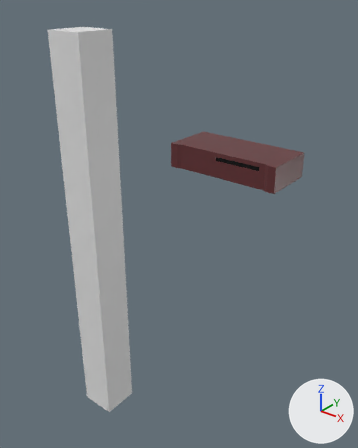
Renders of the glTF model 3dplayer/chassis.glb from each side of a commit.
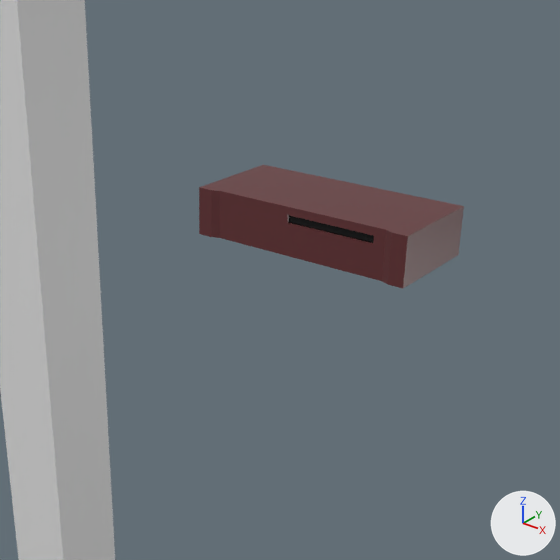
Each version is shown whole from a 50 mm camera at (20.14, -32.41, 12.64) aimed at (0.95, -8.42, -2.24), then close up on the part from 20% to 99% of the width and 11% to 74% of the height. Lighting does not change. The marker at lower right points along +X, +Y and +Z. Where no turn or scale is listed for an object, it has been applied to the vertices. Vertices at the same position are counted once.

Names of what the first close-up shows: 'Chassis', 'Cube'.
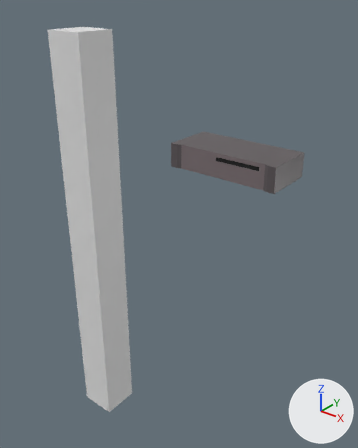
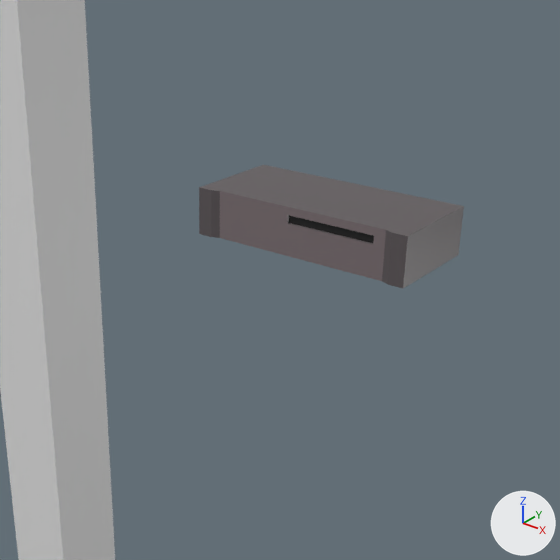
Boxes [x1, y1, x2, y2] around the edits, measured in the close-ups (560 x 560 px):
'Chassis', recoloured, surface changed (brown to grey): [199, 165, 464, 288] in both
part 1 of me_cube, recoloured (brown to grey): [220, 191, 386, 281] in both

The edits, one by one:
Material 'Metal' (mat_metal) changes colour from brown #632f32 to dark grey #5e5759; in linear values from (0.124, 0.0287, 0.0316) to (0.111, 0.0948, 0.1).
Material 'FrontPanel' (mat_frontpanel) is new.
Its base color is (0.202, 0.162, 0.172) (grey #7c7073).
Its roughness is 0.4.
me_cube has 275 vertices, 546 faces and spans x -1.25..1.25, y -1.0..1.07, z -1.0..1.0.
me_cube is used by ob_chassis; location (0.0, 0.0, 0.0); scale (3.82, -2.15, 1.0).
me_cube part 1: 202 faces spanning x -1.0..1.0, y 1.0, z -1.0..1.0 switch from mat_metal (brown #632f32) to mat_frontpanel (grey #7c7073).
